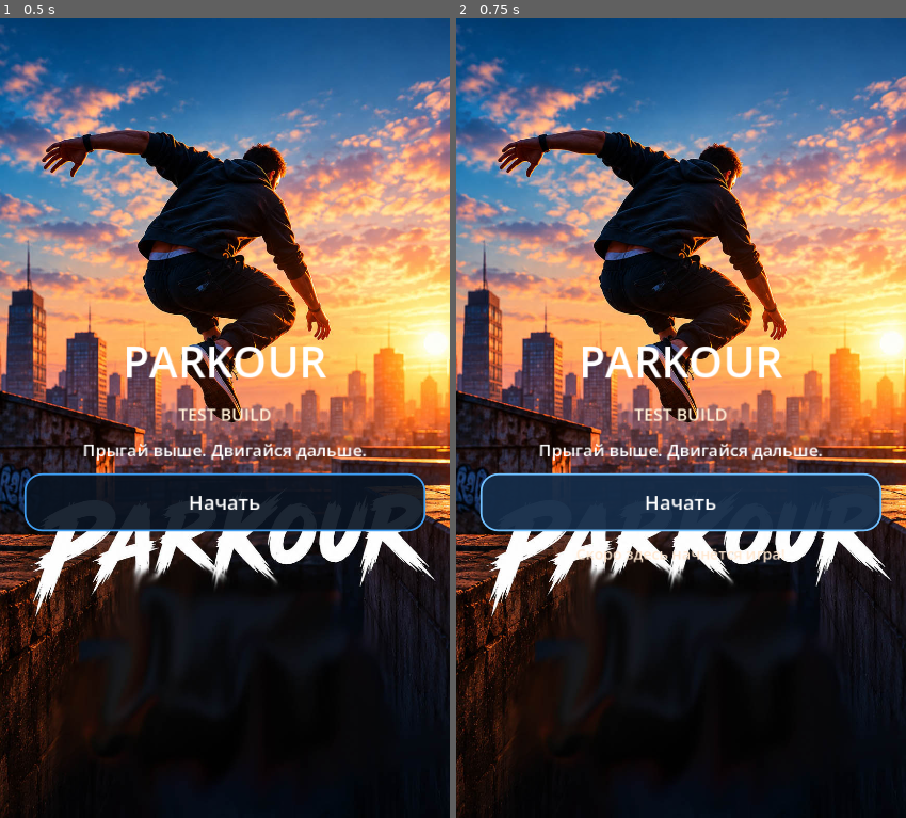
Above: before the commit, frames 1-2 (left to right).
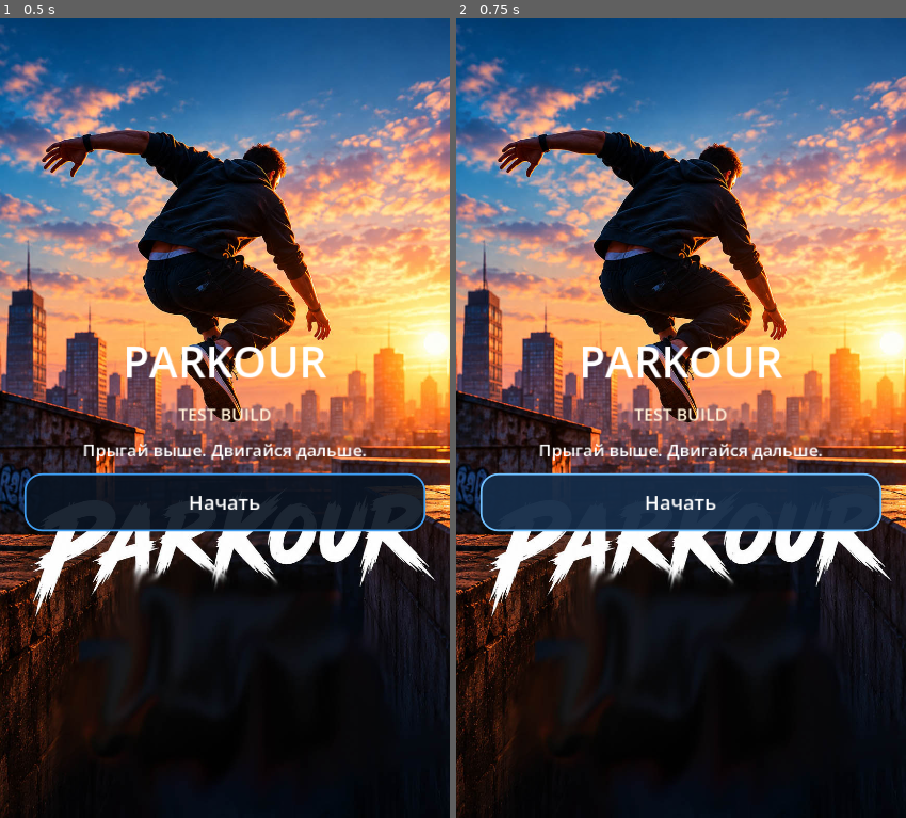
Above: after the commit, the same moments.

Repository: starden-opsv/Parkour
Game: Godot game, scene res://main.tscn
The game is run twice, just before and just after one commit, with the same random seed, the same clock (stepped at 60 frames per second) and the same inputs.
Inputs:
- Up to frame 1 (0.5 s): no input
- Up to frame 2 (0.75 s): click "Начать" at 0.5 s

Frame 1 is identical in both runs. In frame 2, 0.2% of the frame differs, in the area x 27-73%, y 66-69%.

Commit message:
Connect start menu to first playable level

Diff:
--- a/main.gd
+++ b/main.gd
@@ -3,4 +3,4 @@
 @onready var status_label: Label = $Content/StatusLabel
 
 func _on_start_pressed() -> void:
-	status_label.text = "Скоро здесь начнётся игра!"
+	get_tree().change_scene_to_file("res://level_1.tscn")
